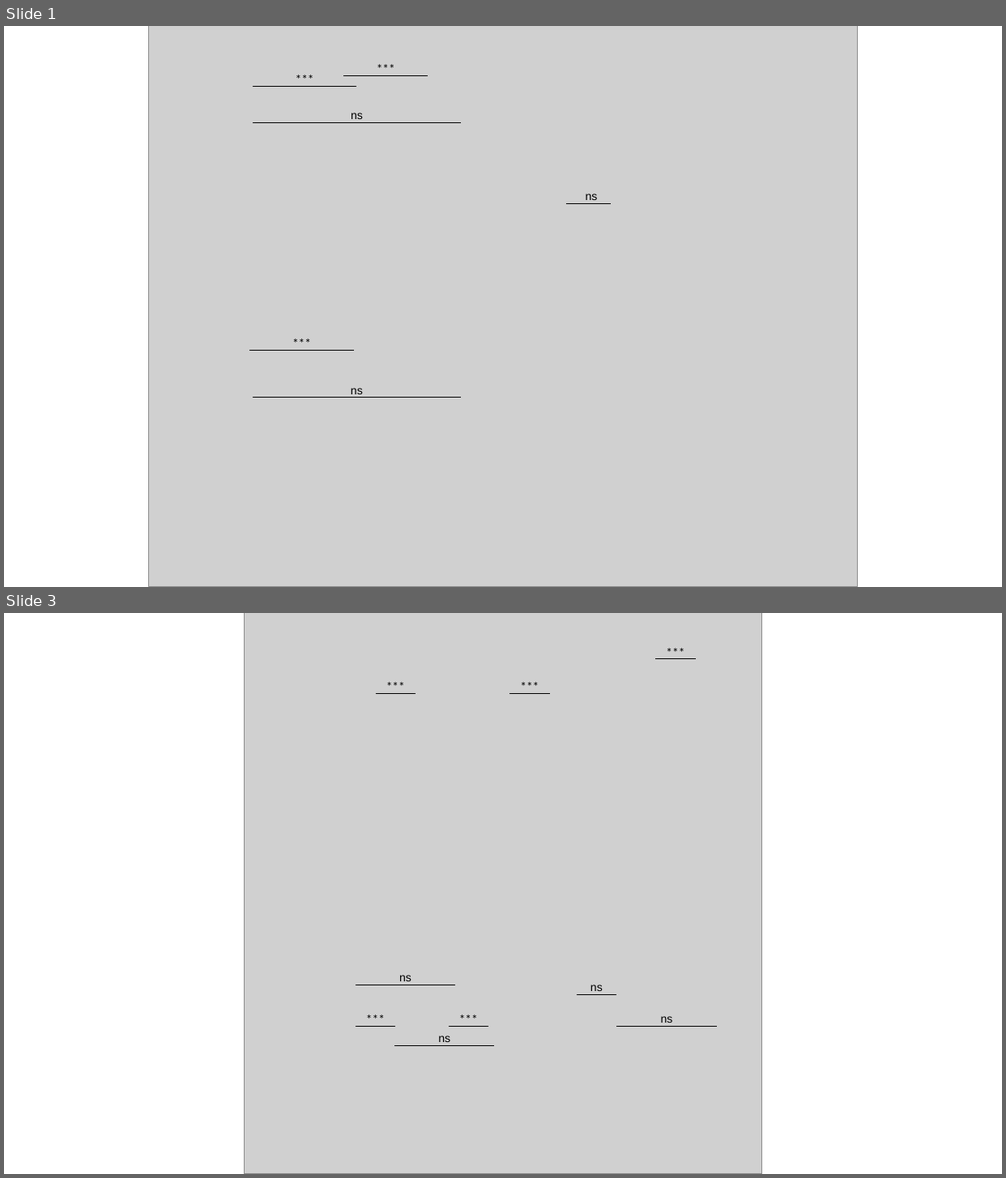
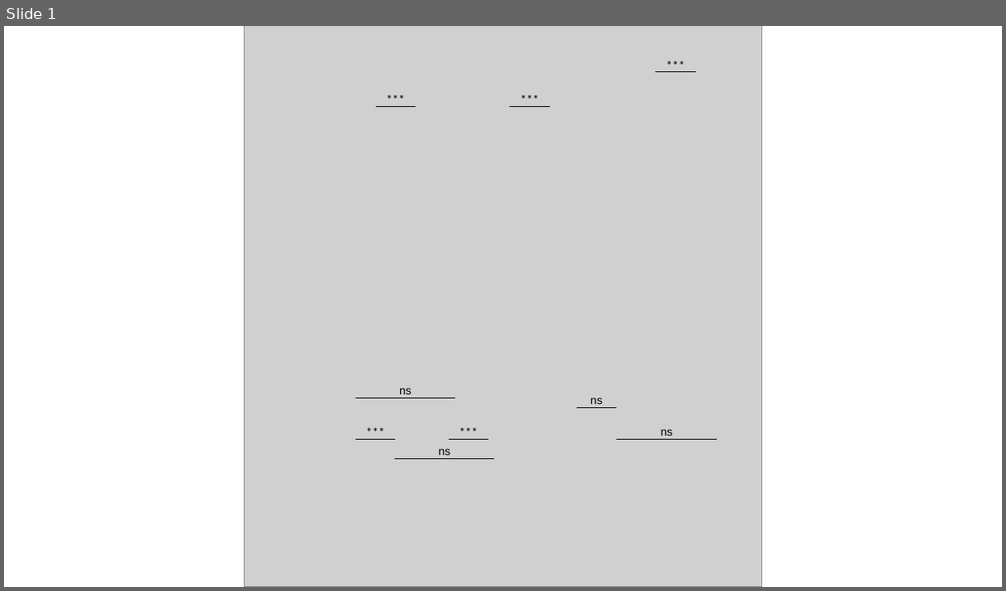
Before and after one commit to bisesi/Host-Ecology-and-Host-Range, a slide deck: figures/poster-figs/experimental-fig.pptx. Shown one above the other, each under a label of ours: slides 1 and 3 before the commit, slide 1 after it; the slides between them are not shown. The pictures are 1006x1178 and 1006x591 pixels, drawn with LibreOffice and Linux fonts; fonts in the diff are those of the drawing; grey boxes stand for pictures. Boxes give left, top, right and bottom in pixels: in the first picture for what was removed or moved away, otherwise in the second. Text is boxed around its words. In the diff, an @@ line names an element or a change of style, - is before the commit and + after.

```diff
--- a/figures/poster-figs/experimental-fig.pptx
+++ b/figures/poster-figs/experimental-fig.pptx
@@ slide 1 removed at bbox=[4, 26, 1002, 587], background #FFFFFF @@
@@ picture removed at bbox=[148, 26, 857, 587] @@
@@ text removed at bbox=[284, 68, 325, 90] @@
-***
@@ text removed at bbox=[365, 58, 407, 80] @@
-***
@@ line removed from (253, 86) to (356, 86) @@
@@ line removed from (344, 75) to (428, 75) @@
@@ line removed from (253, 122) to (462, 122) @@
@@ text removed at bbox=[351, 113, 363, 119] @@
-ns
@@ text removed at bbox=[586, 194, 598, 200] @@
-ns
@@ line removed from (566, 203) to (612, 203) @@
@@ text removed at bbox=[281, 332, 322, 355] @@
-***
@@ line removed from (249, 350) to (354, 350) @@
@@ text removed at bbox=[351, 388, 363, 395] @@
-ns
@@ line removed from (253, 397) to (461, 397) @@
@@ what was slide 3 is now slide 1 @@
```
Also in this commit, not shown: 1 slide changed, 1 slide added, 55 other files.
